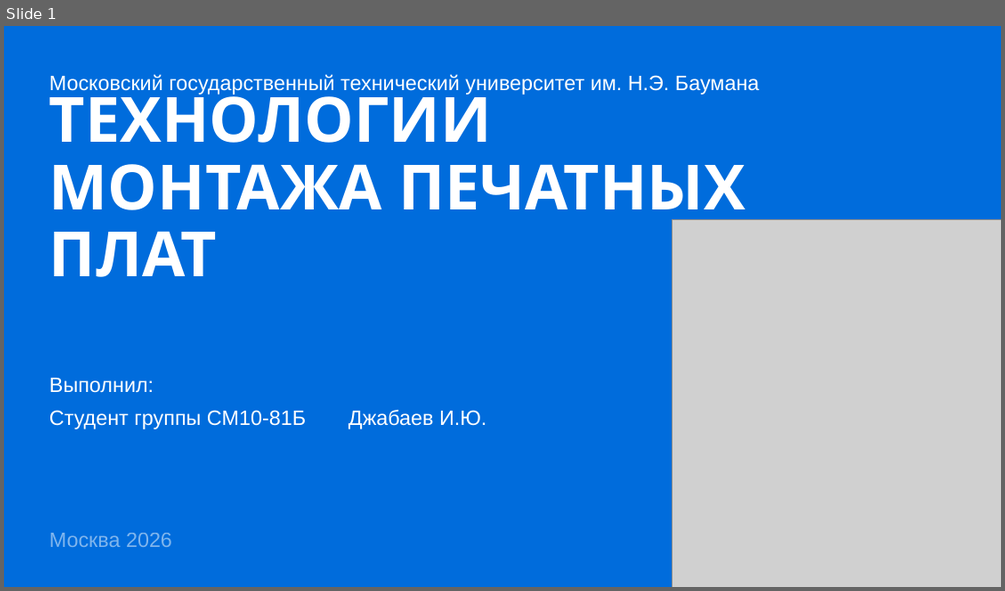
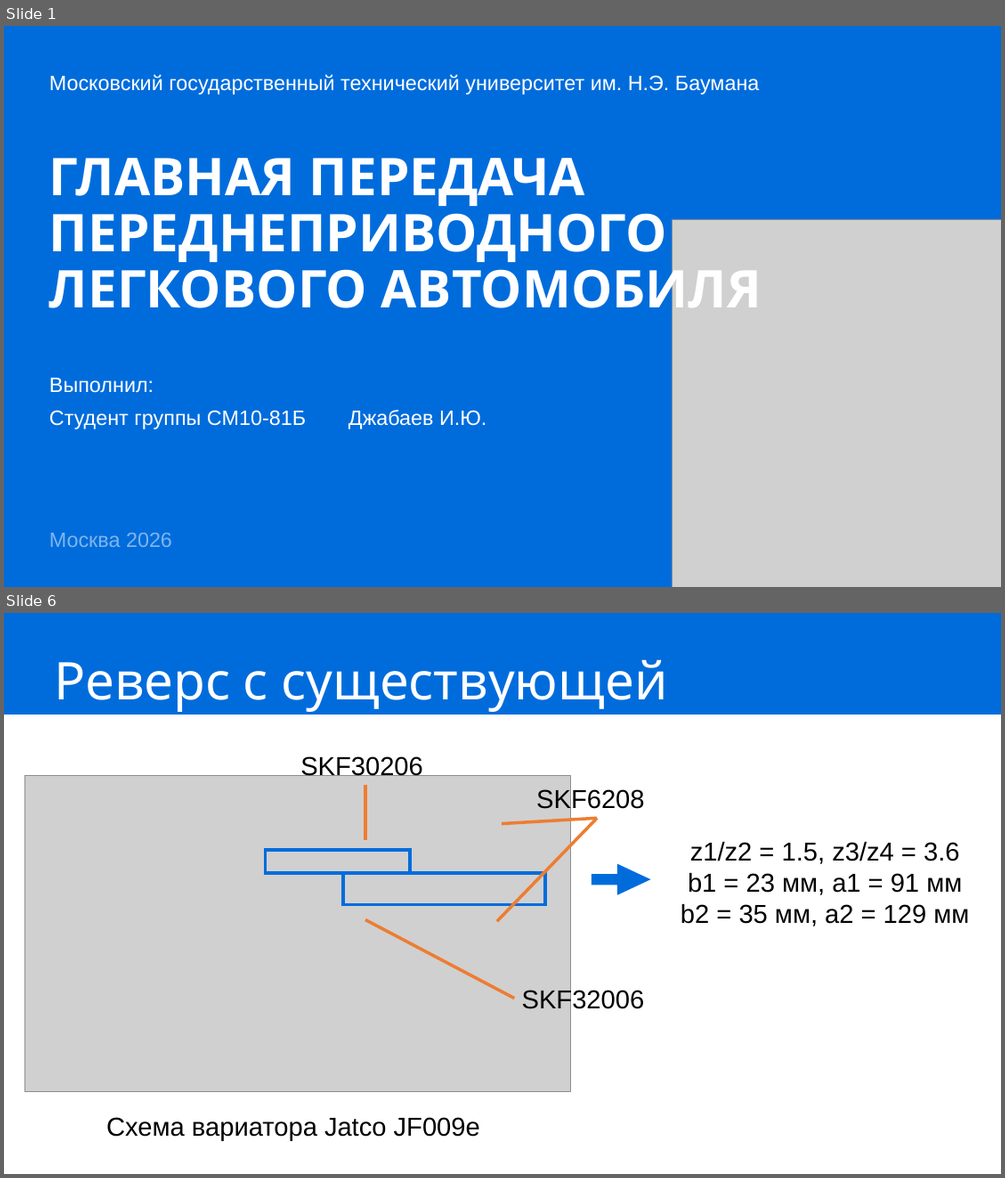
Before and after one commit to IbrahimDzheby/Diplom, a slide deck: МРиПЭ/Защита.pptx. Shown one above the other, each under a label of ours: slide 1 before the commit, slides 1 and 6 after it; the slides between them are not shown. The pictures are 1005x591 and 1005x1178 pixels, drawn with LibreOffice and Linux fonts; fonts in the diff are those of the drawing; grey boxes stand for pictures. Boxes give left, top, right and bottom in pixels: in the first picture for what was removed or moved away, otherwise in the second. Text is boxed around its words. In the diff, an @@ line names an element or a change of style, - is before the commit and + after.

```diff
--- a/МРиПЭ/Защита.pptx
+++ b/МРиПЭ/Защита.pptx
@@ slide 6 added at (4,613,1001,1174), background #FFFFFF @@
@@ rectangle added at (4,613,1001,714), fill #006CDC @@
@@ title added at (54,659,668,775), 50 pt, text #FFFFFF @@
+Реверс с существующей трансмиссии
@@ text added at (300,756,423,776), 25 pt, text #000000 @@
+SKF30206
@@ picture added at (25,775,570,1092) @@
@@ line added from (365, 784) to (365, 840), #ED7D31 3 pt @@
@@ text added at (536,787,644,813), 25 pt, text #000000 @@
+SKF6208
@@ line added from (597, 818) to (497, 921), #ED7D31 3 pt @@
@@ line added from (597, 818) to (502, 824), #ED7D31 3 pt @@
@@ rectangle added at (265,850,410,873), outline #006CDC 3 pt @@
@@ text added at (680,842,969,926), 25 pt, text #000000 @@
+z1/z2 = 1.5, z3/z4 = 3.6
+b1 = 23 мм, a1 = 91 мм
+b2 = 35 мм, a2 = 129 мм
@@ rectangle added at (343,873,545,905), outline #006CDC 3 pt @@
@@ right arrow added at (591,863,651,895), fill #006CDC @@
@@ line added from (515, 998) to (365, 919), #ED7D31 3 pt @@
@@ text added at (522,988,645,1013), 25 pt, text #000000 @@
+SKF32006
@@ text added at (106,1117,480,1141), 25 pt, text #000000 @@
+Схема вариатора Jatco JF009e
@@ slide 1 changed as well @@
@@ title at (49,158,761,321): text changed; size 60 to 50 pt @@
-ТЕХНОЛОГИИ МОНТАЖА ПЕЧАТНЫХ ПЛАТ
+ГЛАВНАЯ ПЕРЕДАЧА
+ПЕРЕДНЕПРИВОДНОГО
+ЛЕГКОВОГО АВТОМОБИЛЯ
```
Also in this commit, not shown: 9 other slides added, 10 slides removed, 3 other files.
